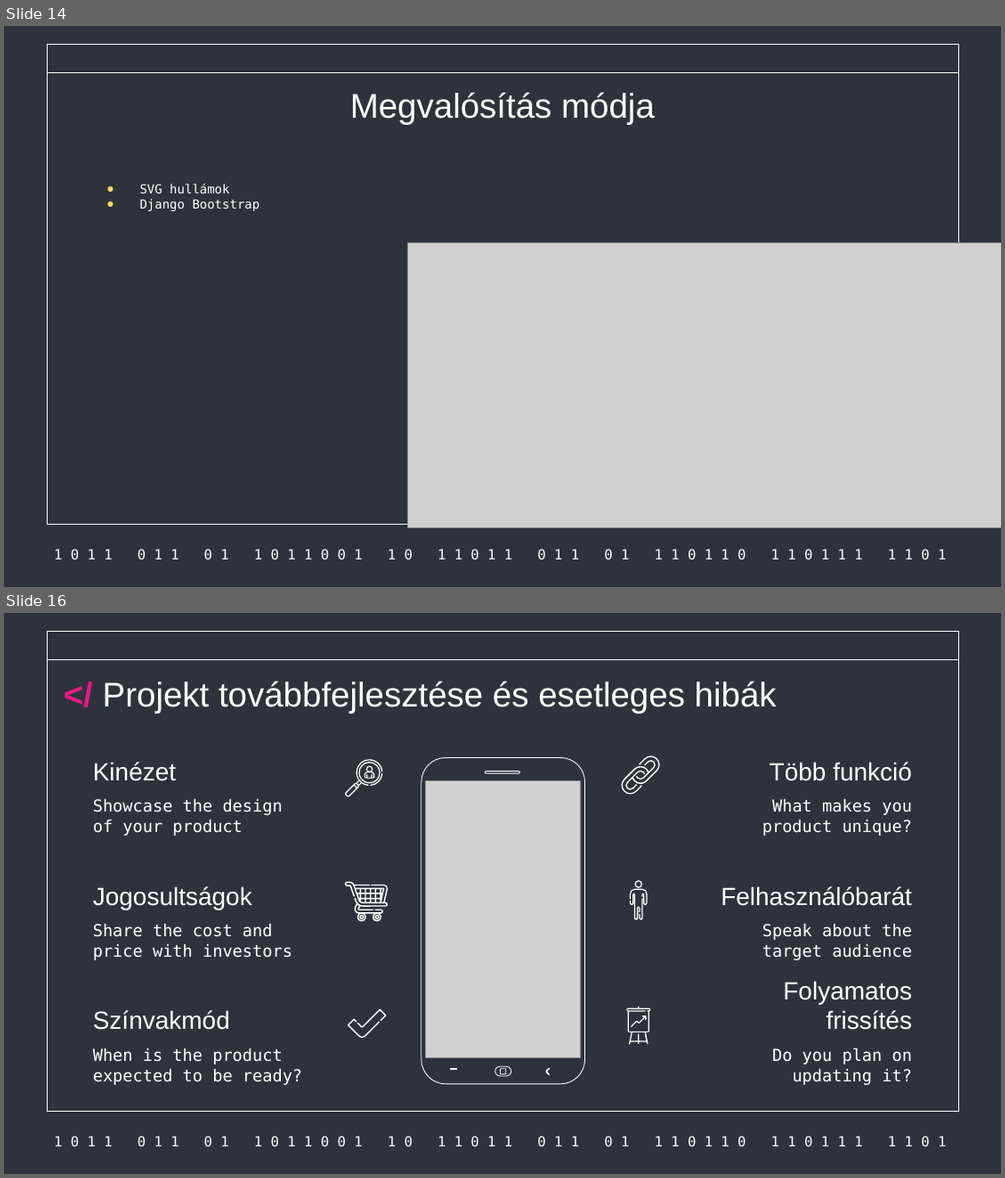
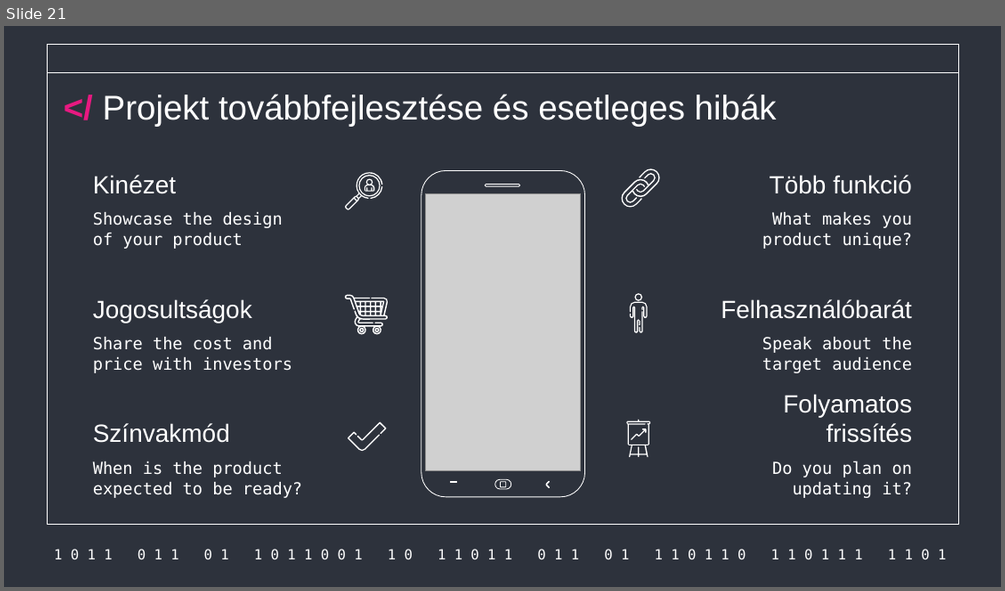
Before and after one commit to Acsilaa/dusza2024-25, a slide deck: Hell yeah ppt.pptx. Shown one above the other, each under a label of ours: slides 14 and 16 before the commit, slide 21 after it; the slides between them are not shown. The pictures are 1005x1178 and 1005x591 pixels, drawn with LibreOffice and Linux fonts; fonts in the diff are those of the drawing; grey boxes stand for pictures. Boxes give left, top, right and bottom in pixels: in the first picture for what was removed or moved away, otherwise in the second. Text is boxed around its words. In the diff, an @@ line names an element or a change of style, - is before the commit and + after.

```diff
--- a/Hell yeah ppt.pptx
+++ b/Hell yeah ppt.pptx
@@ slide 14 removed at box(4, 26, 1001, 587), background #2D323C; not listed: 3 template elements that a slide beside it also shows @@
@@ title removed at box(350, 92, 655, 124) @@
-Megvalósítás módja
@@ text removed at box(140, 184, 260, 211) @@
-● SVG hullámok
-● Django Bootstrap
@@ picture removed at box(408, 243, 1001, 528) @@
@@ what was slide 16 is now slide 21 @@
```
Also in this commit, not shown: 6 slides changed, 9 slides added, 3 other slides removed.
